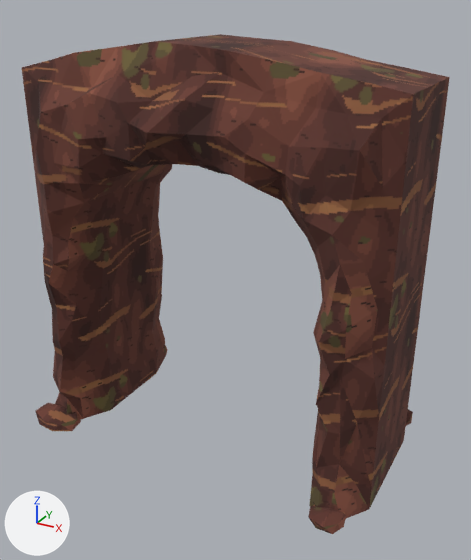
A saved change to the FBX model output/anthill/models-v1/AN04-tunnel-collar/SM_AN04_TunnelCollar.fbx.
Both versions are drawn from a 50 mm lens placed at (3.26, -5.67, 4.69), pointed at (0.19, -0.09, 1.9). Lighting does not change. The marker at lower left points along +X, +Y and +Z. The older version comes first. Where no turn or scale is listed for an object, it has been applied to the vertices.

The first picture shows 'AN04a_Earth'.
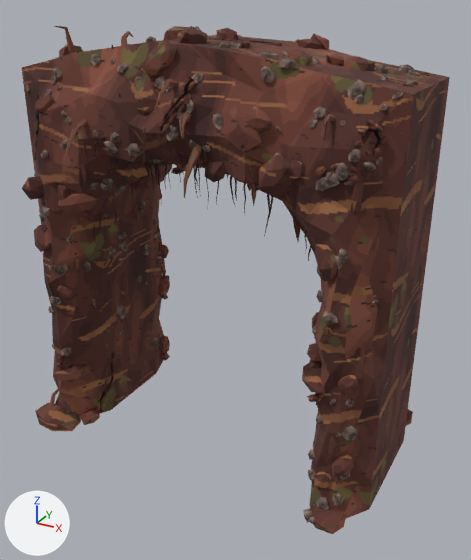
The change, as a diff of the scene's bpy script:
```diff
--- a/output/anthill/models-v1/AN04-tunnel-collar/SM_AN04_TunnelCollar.fbx.py
+++ b/output/anthill/models-v1/AN04-tunnel-collar/SM_AN04_TunnelCollar.fbx.py
@@ img_t_ant_root_png @@
+img_t_ant_root_png = load_image('T_Ant_Root.png', '../_kit/tex/T_Ant_Root.png', 256, 256, 'sRGB')
@@ img_t_ant_props_emission_png @@
+img_t_ant_props_emission_png = load_image('T_Ant_Props_Emission.png', '../_kit/tex/T_Ant_Props_Emission.png', 512, 512, 'Non-Color')
@@ img_t_ant_props_png @@
+img_t_ant_props_png = load_image('T_Ant_Props.png', '../_kit/tex/T_Ant_Props.png', 512, 512, 'sRGB')
@@ mat_m_ant_root @@
+mat_m_ant_root = principled_material('M_Ant_Root')
+mat_m_ant_root.texture = img_t_ant_root_png
+mat_m_ant_root.roughness = 1.0
@@ mat_m_ant_props @@
+mat_m_ant_props = bpy.data.materials.new('M_Ant_Props')
+# uses the picture img_t_ant_props_emission_png
+# uses the picture img_t_ant_props_png
@@ me_an04a_earth @@
 # used by ob_an04a_earth; location = (0.0, 0.0, 0.0)
-me_an04a_earth.from_pydata(...)  # 444 vertices, 753 faces; spans x -2.0..2.0, y -1.19..1.19, z 0.0..4.3
+me_an04a_earth.from_pydata(...)  # 2832 vertices, 4498 faces; spans x -2.0..2.0, y -1.19..1.23, z 0.0..4.42
+# me_an04a_earth part 1: 2374 vertices added at x -1.9..1.87, y -1.07..1.23, z 0.0..4.42
+# me_an04a_earth part 2: 82 kept faces spanning x -2.0..2.0, y -1.11..1.18, z 0.0..4.3 get new texture (UV) coordinates
+# other edits to the shape of me_an04a_earth do not show in these pictures
 me_an04a_earth.materials.append(mat_m_ant_earth)
@@ me_an04a_root @@
+me_an04a_root.from_pydata(...)  # 1365 vertices, 1298 faces; spans x -1.88..1.85, y -1.3..0.97, z 0.07..4.42
+me_an04a_root.materials.append(mat_m_ant_root)  # picture img_t_ant_root_png
@@ me_an04a_props @@
+me_an04a_props.from_pydata(...)  # 3646 vertices, 5471 faces; spans x -1.96..1.96, y -1.14..1.02, z 0.0..4.33
+me_an04a_props.materials.append(mat_m_ant_props)
@@ ob_an04a_root @@
+ob_an04a_root = bpy.data.objects.new('AN04a_Root', me_an04a_root)
+ob_an04a_root.location = (0.0, 0.0, 0.0)
@@ ob_an04a_props @@
+ob_an04a_props = bpy.data.objects.new('AN04a_Props', me_an04a_props)
+ob_an04a_props.location = (0.0, 0.0, 0.0)
```

What differs and where, as boxes [x1, y1, x2, y2] in the pictures (471 x 560 px):
'AN04a_Earth', reshaped: before [22, 34, 450, 534]; after [22, 26, 450, 534]
'AN04a_Props', added: after [25, 35, 429, 524]
'AN04a_Root', added: after [49, 26, 335, 407]
part 1 of me_an04a_earth, added: after [22, 26, 389, 488]
part 2 of me_an04a_earth, surface changed: [48, 73, 387, 513] in both
